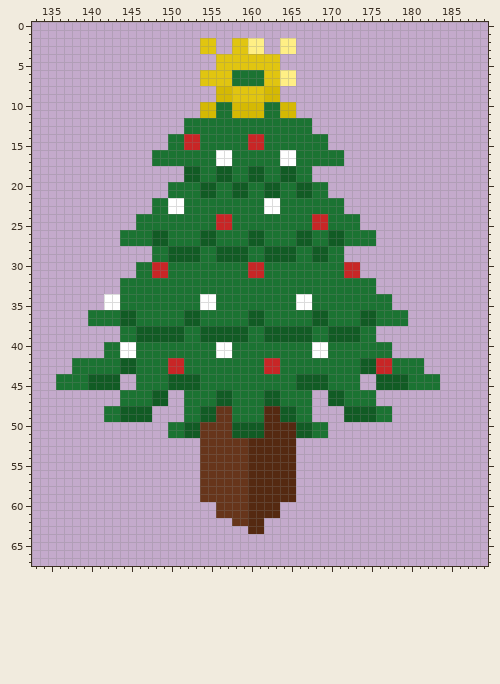
A pixel-art file gets an edit: assets/png/decor-normal-map.aseprite. The first picture shows the starting point.
256x256 pixels, 1 frame. Shown: x 133..189, y 0..67.
New version:
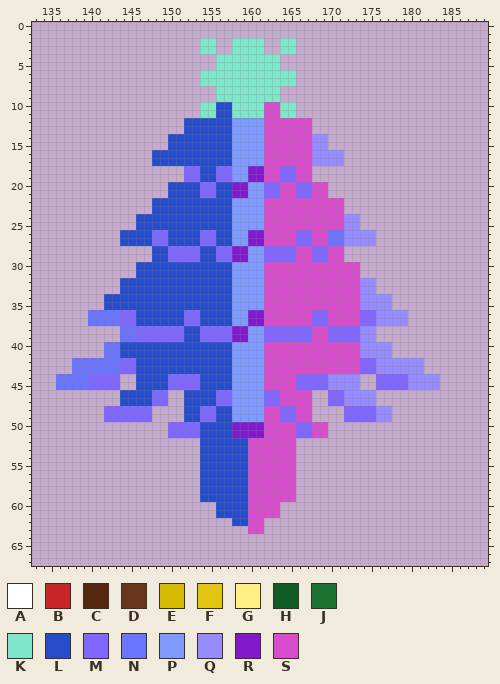
Palette (. is transparent): A #ffffff  B #c82626  C #552911  D #67351b  E #d5b903  F #e1c510  G #ffef85  H #115b24  J #1b7332  K #80e6cb  L #284dcb  M #8067ff  N #6a74ff  P #8099ff  Q #968cff  R #801acb  S #d84dcb
Changes in this commit:
Changed rows in their new state; - is an unchanged pixel.
first column x 136:
 2 ------------------KK--KKKK--KK------------------
 3 ------------------KK--KKKK--KK------------------
 4 --------------------KKKKKKKK--------------------
 5 --------------------KKKKKKKK--------------------
 6 ------------------KKKKKKKKKKKK------------------
 7 ------------------KKKKKKKKKKKK------------------
 8 --------------------KKKKKKKK--------------------
 9 --------------------KKKKKKKK--------------------
10 ------------------KKLLKKKKSSKK------------------
11 ------------------KKLLKKKKSSKK------------------
12 ----------------LLLLLLPPPPSSSSSS----------------
13 ----------------LLLLLLPPPPSSSSSS----------------
14 --------------LLLLLLLLPPPPSSSSSSQQ--------------
15 --------------LLLLLLLLPPPPSSSSSSQQ--------------
16 ------------LLLLLLLLLLPPPPSSSSSSQQQQ------------
17 ------------LLLLLLLLLLPPPPSSSSSSQQQQ------------
18 ----------------MMLLMMPPRRSSMMSS----------------
19 ----------------MMLLMMPPRRSSMMSS----------------
20 --------------LLLLMMLLRRPPMMSSMMSS--------------
21 --------------LLLLMMLLRRPPMMSSMMSS--------------
22 ------------LLLLLLLLLLPPPPSSSSSSSSSS------------
23 ------------LLLLLLLLLLPPPPSSSSSSSSSS------------
24 ----------LLLLLLLLLLLLPPPPSSSSSSSSSSQQ----------
25 ----------LLLLLLLLLLLLPPPPSSSSSSSSSSQQ----------
26 --------LLLLMMLLLLMMLLPPRRSSSSMMSSNNQQQQ--------
27 --------LLLLMMLLLLMMLLPPRRSSSSMMSSNNQQQQ--------
28 ------------LLMMMMLLMMRRPPMMMMSSMMSS------------
29 ------------LLMMMMLLMMRRPPMMMMSSMMSS------------
30 ----------LLLLLLLLLLLLPPPPSSSSSSSSSSSS----------
31 ----------LLLLLLLLLLLLPPPPSSSSSSSSSSSS----------
32 --------LLLLLLLLLLLLLLPPPPSSSSSSSSSSSSQQ--------
33 --------LLLLLLLLLLLLLLPPPPSSSSSSSSSSSSQQ--------
34 ------LLLLLLLLLLLLLLLLPPPPSSSSSSSSSSSSQQQQ------
35 ------LLLLLLLLLLLLLLLLPPPPSSSSSSSSSSSSQQQQ------
36 ----NNNNMMLLLLLLMMLLLLPPRRSSSSSSMMSSSSMMQQQQ----
37 ----NNNNMMLLLLLLMMLLLLPPRRSSSSSSMMSSSSMMQQQQ----
38 --------NNMMMMMMLLMMMMRRPPMMMMMMSSMMMMQQ--------
39 --------NNMMMMMMLLMMMMRRPPMMMMMMSSMMMMQQ--------
40 ------NNLLLLLLLLLLLLLLPPPPSSSSSSSSSSSSQQQQ------
41 ------NNLLLLLLLLLLLLLLPPPPSSSSSSSSSSSSQQQQ------
42 --NNNNNNMMLLLLLLLLLLLLPPPPSSSSSSSSSSSSMMQQQQQQ--
43 --NNNNNNMMLLLLLLLLLLLLPPPPSSSSSSSSSSSSMMQQQQQQ--
44 NNNNMMMM--LLLLMMMMLLLLPPPPSSSSMMMMQQQQ--MMMMQQQQ
45 NNNNMMMM--LLLLMMMMLLLLPPPPSSSSMMMMQQQQ--MMMMQQQQ
46 --------LLLLMM--LLLLMMPPPPMMSSSS--MMQQQQ--------
47 --------LLLLMM--LLLLMMPPPPMMSSSS--MMQQQQ--------
48 ------MMMMMM----LLMMLLPPPPSSMMSS----MMMMQQ------
49 ------MMMMMM----LLMMLLPPPPSSMMSS----MMMMQQ------
50 --------------MMMMLLLLRRRRSSSSMMSS--------------
51 --------------MMMMLLLLRRRRSSSSMMSS--------------
52 ------------------LLLLLLSSSSSS------------------
53 ------------------LLLLLLSSSSSS------------------
54 ------------------LLLLLLSSSSSS------------------
55 ------------------LLLLLLSSSSSS------------------
56 ------------------LLLLLLSSSSSS------------------
57 ------------------LLLLLLSSSSSS------------------
58 ------------------LLLLLLSSSSSS------------------
59 ------------------LLLLLLSSSSSS------------------
60 --------------------LLLLSSSS--------------------
61 --------------------LLLLSSSS--------------------
62 ----------------------LLSS----------------------
63 ------------------------SS----------------------
